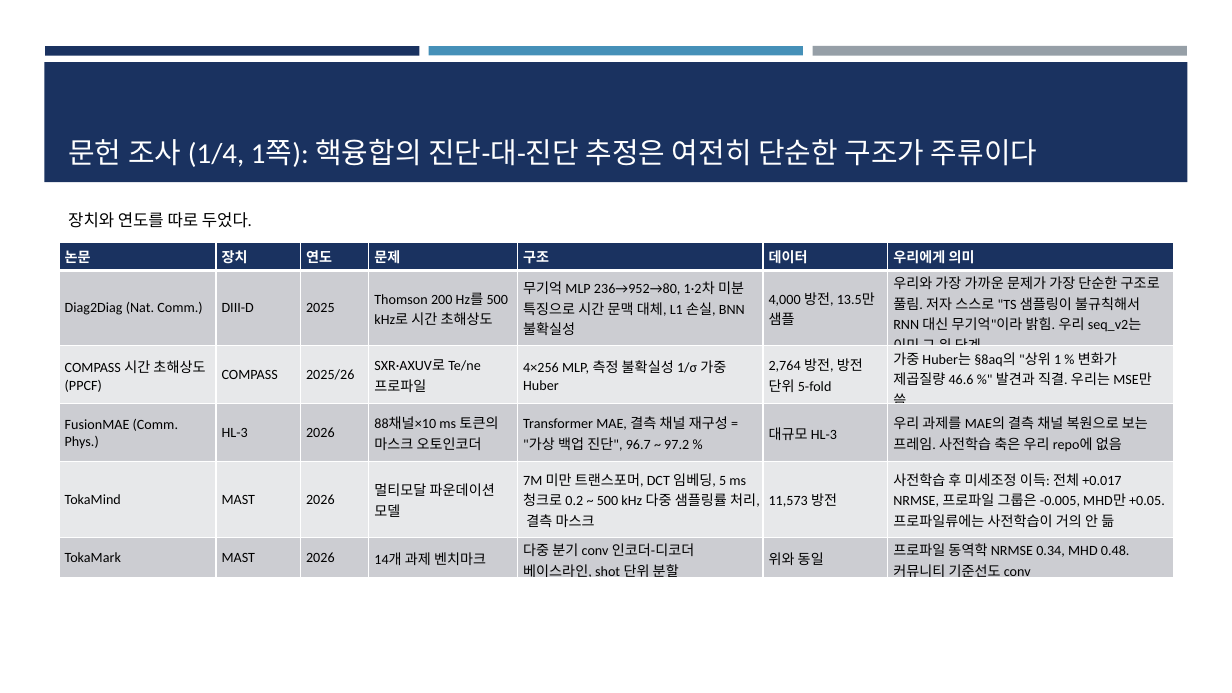
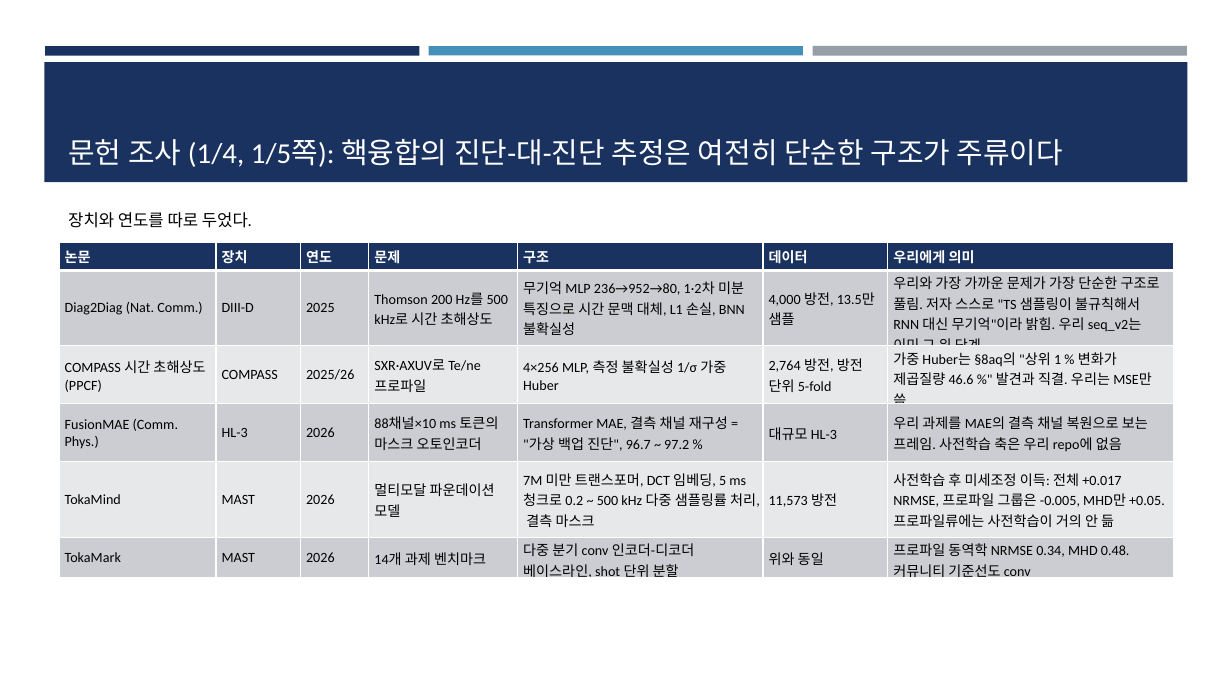
Before and after one commit to iseungsang01/ml-intern-revision, a slide deck: slide 56 of docs/presentation/KSTAR_CES_졸논정리_논문흐름.pptx. Drawn at 1232x693 pixels with LibreOffice and Linux fonts; fonts in the diff are those of the drawing. Boxes give left, top, right and bottom in pixels: in the first picture for what was removed or moved away, otherwise in the second. Text is boxed around its words. In the diff, an @@ line names an element or a change of style, - is before the commit and + after.

```diff
--- a/docs/presentation/KSTAR_CES_졸논정리_논문흐름.pptx
+++ b/docs/presentation/KSTAR_CES_졸논정리_논문흐름.pptx
@@ title at [68,139,1063,167]: text changed @@
-문헌 조사 (1/4, 1쪽): 핵융합의 진단-대-진단 추정은 여전히 단순한 구조가 주류이다
+문헌 조사 (1/4, 1/5쪽): 핵융합의 진단-대-진단 추정은 여전히 단순한 구조가 주류이다
```
Also in this commit, not shown: 5 other slides changed, 1 slide added, 10 other files.
